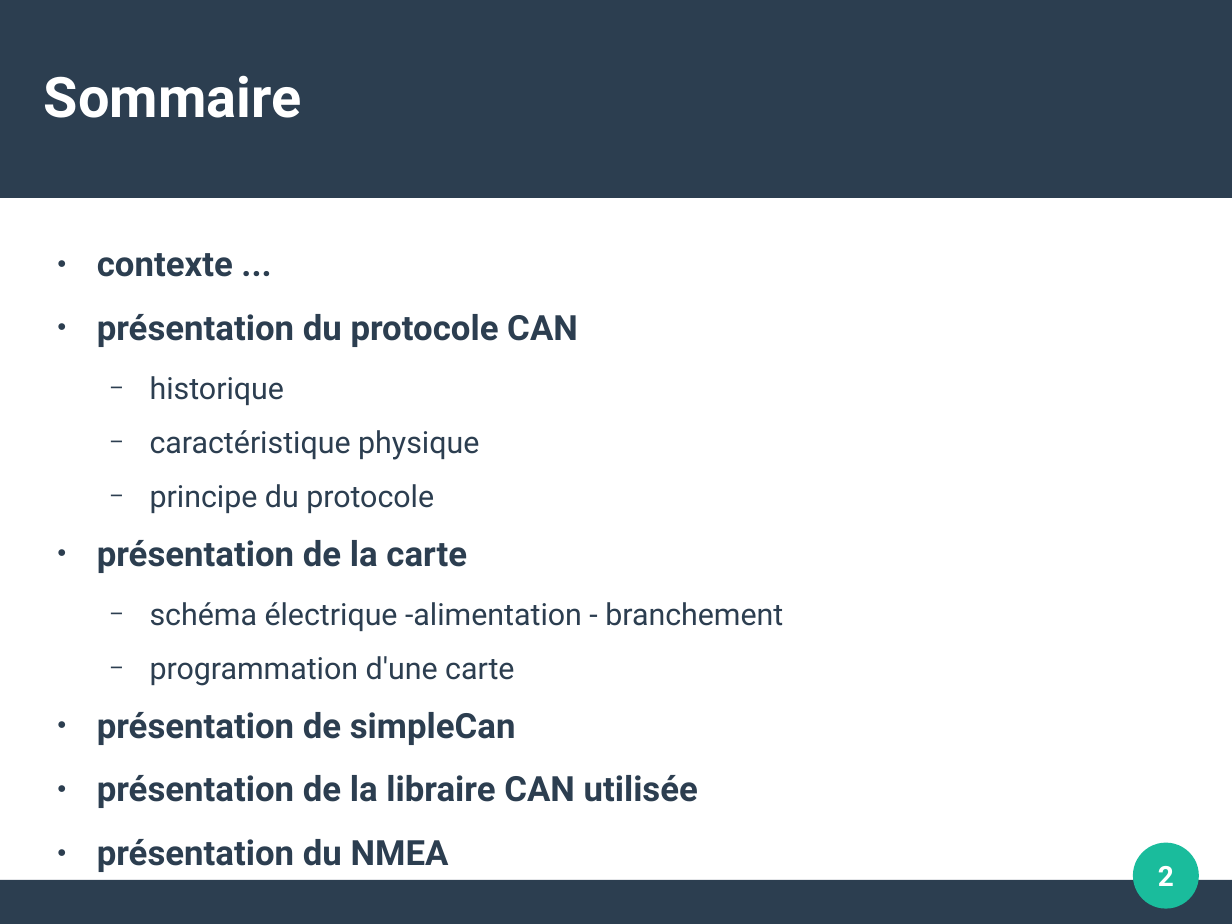
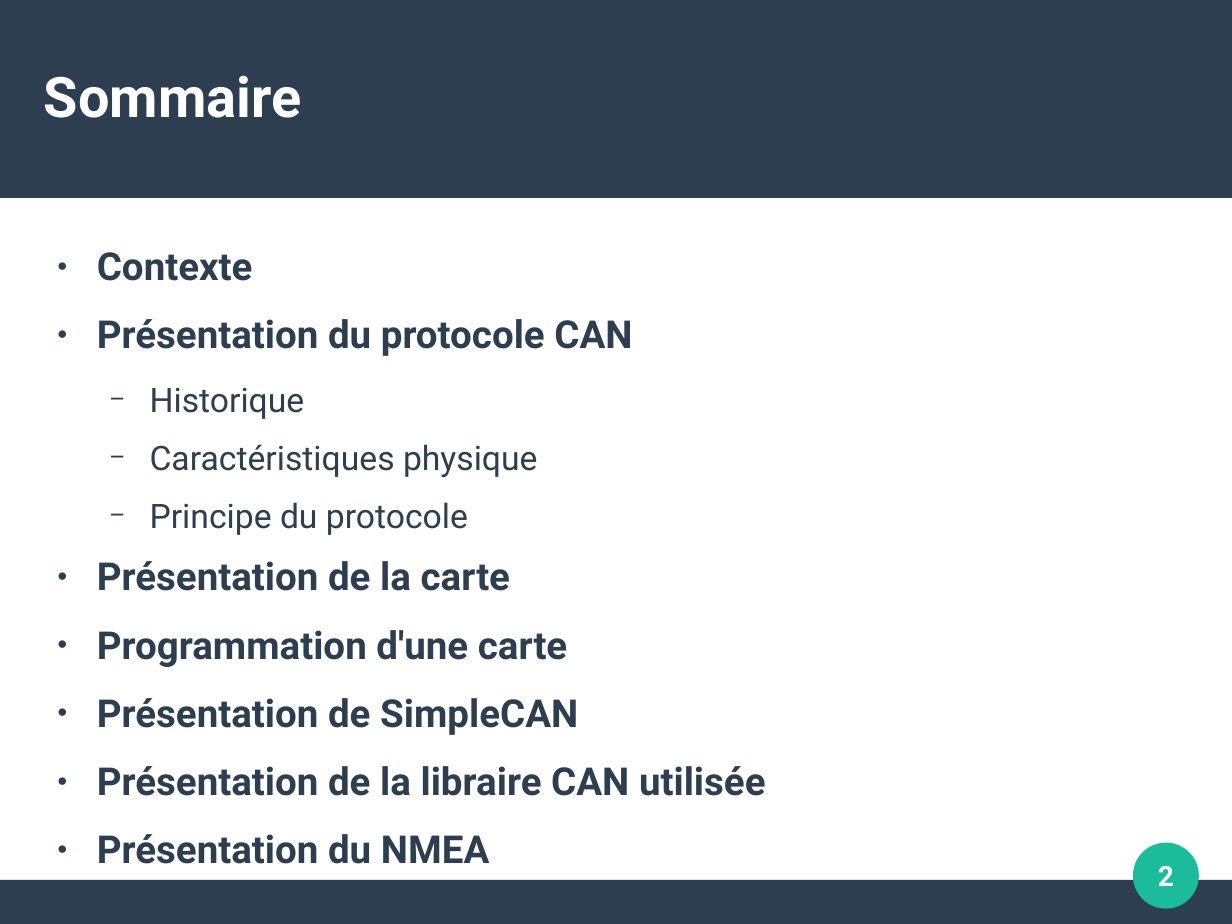
Before and after one commit to surpriserom/Protocole_SimpleCan_Arduino, a slide deck: slide 2 of Document/Presentation_TER.odp. Drawn at 1232x924 pixels with LibreOffice and Linux fonts; fonts in the diff are those of the drawing. Boxes give left, top, right and bottom in pixels: in the first picture for what was removed or moved away, otherwise in the second. Text is boxed around its words. In the diff, an @@ line names an element or a change of style, - is before the commit and + after.

Commit message:
fin presentation

```diff
--- a/Document/Presentation_TER.odp
+++ b/Document/Presentation_TER.odp
@@ text at [97,252,766,864]: text changed; size 22.4 to 24.8 pt @@
-● contexte ...
-● présentation du protocole CAN
-  − historique
-  − caractéristique physique
-  − principe du protocole
-● présentation de la carte
-  − schéma électrique -alimentation - branchement
-  − programmation d'une carte
-● présentation de simpleCan
-● présentation de la libraire CAN utilisée
-● présentation du NMEA
-● problème rencontrer
+● Contexte
+● Présentation du protocole CAN
+  − Historique
+  − Caractéristiques physique
+  − Principe du protocole
+● Présentation de la carte
+● Programmation d'une carte
+● Présentation de SimpleCAN
+● Présentation de la libraire CAN utilisée
+● Présentation du NMEA
+● Conclusion
```
Also in this commit, not shown: 1 other slide changed, 13 slides added, 1 slide removed, 7 other files.
